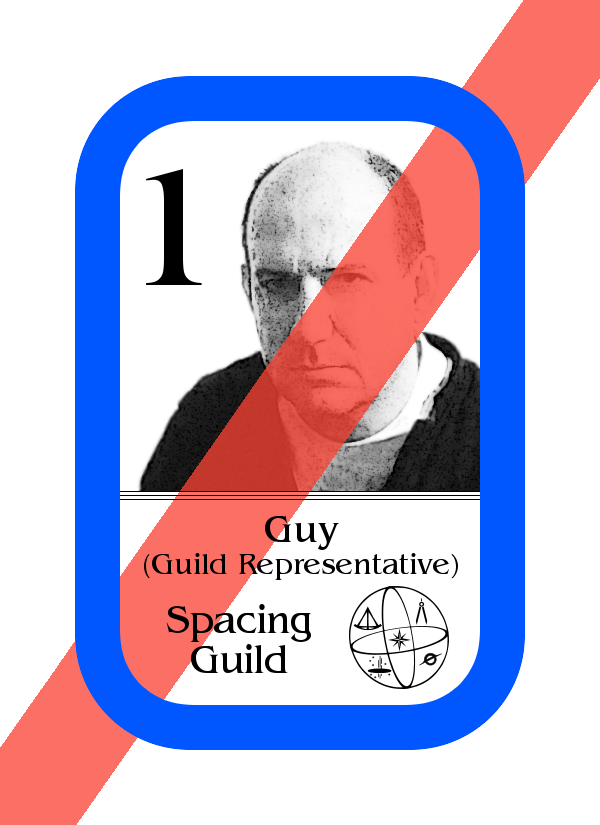
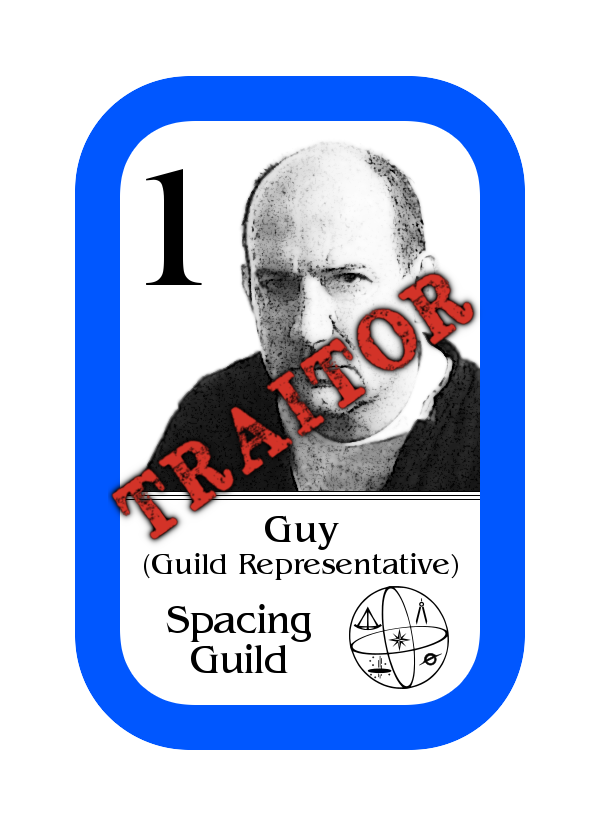
Layered file, before and after one edit (600x825). Changes by layer:
added group "traitor group copy" with 3 layers above "rectangle" over [108, 262, 482, 551]
added layer "TRAITOR rotated" in group "traitor group copy" over [111, 272, 475, 541]
added layer "TRAITOR rotated, shadow #1" in group "traitor group copy" over [108, 262, 482, 551]
hid "red sash" over [0, 0, 600, 825]
